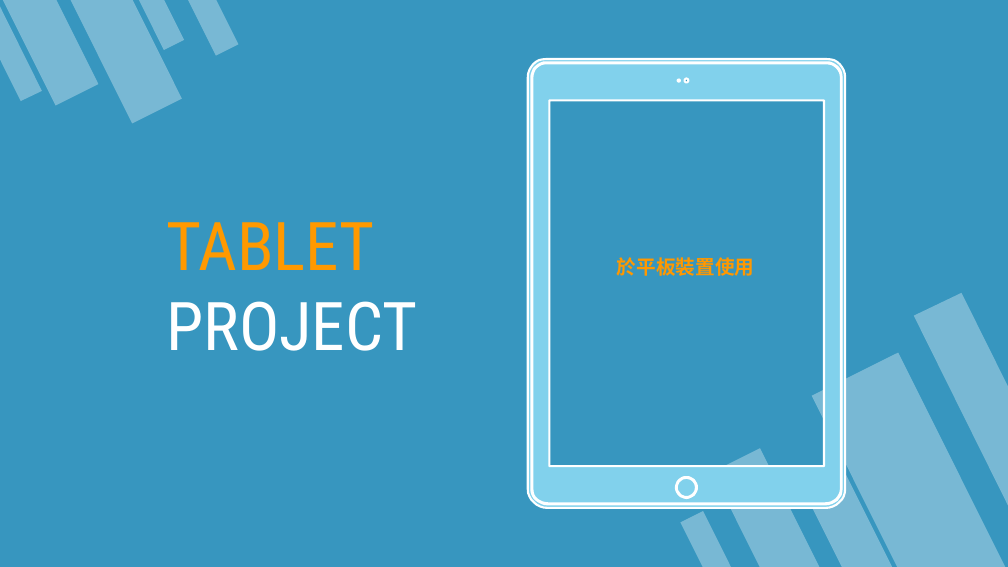
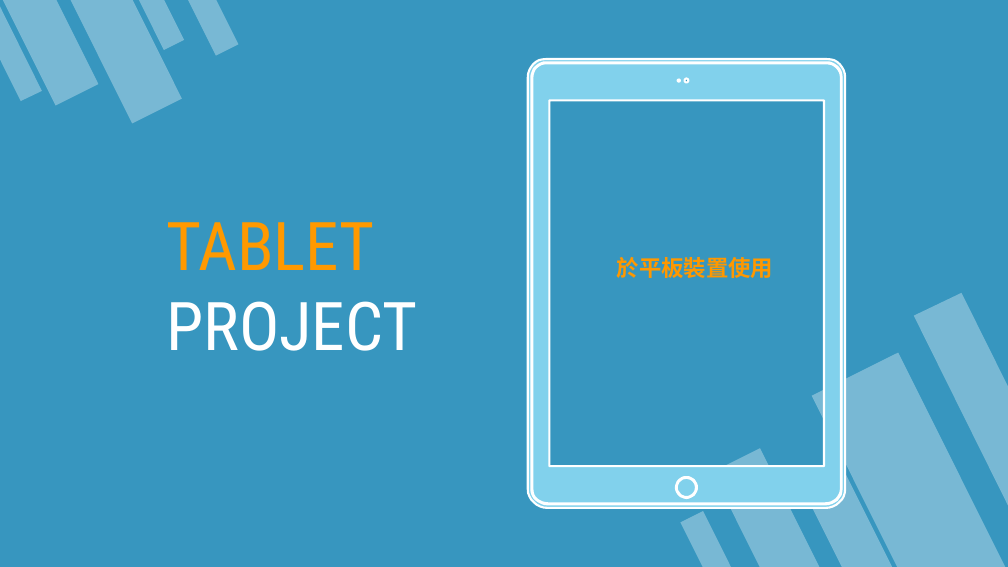
Before and after one commit to 3mtpeak/---1125, a slide deck: slide 14 of 黑克松簡報.pptx. Drawn at 1008x567 pixels with LibreOffice and Linux fonts; fonts in the diff are those of the drawing. Boxes give left, top, right and bottom in pixels: in the first picture for what was removed or moved away, otherwise in the second. Text is boxed around its words. In the diff, an @@ line names an element or a change of style, - is before the commit and + after.

```diff
--- a/黑克松簡報.pptx
+++ b/黑克松簡報.pptx
@@ text "於平板裝置使用" at <box>617,257,773,278</box>: size 14 to 16 pt @@
```
Also in this commit, not shown: 7 other slides changed.
